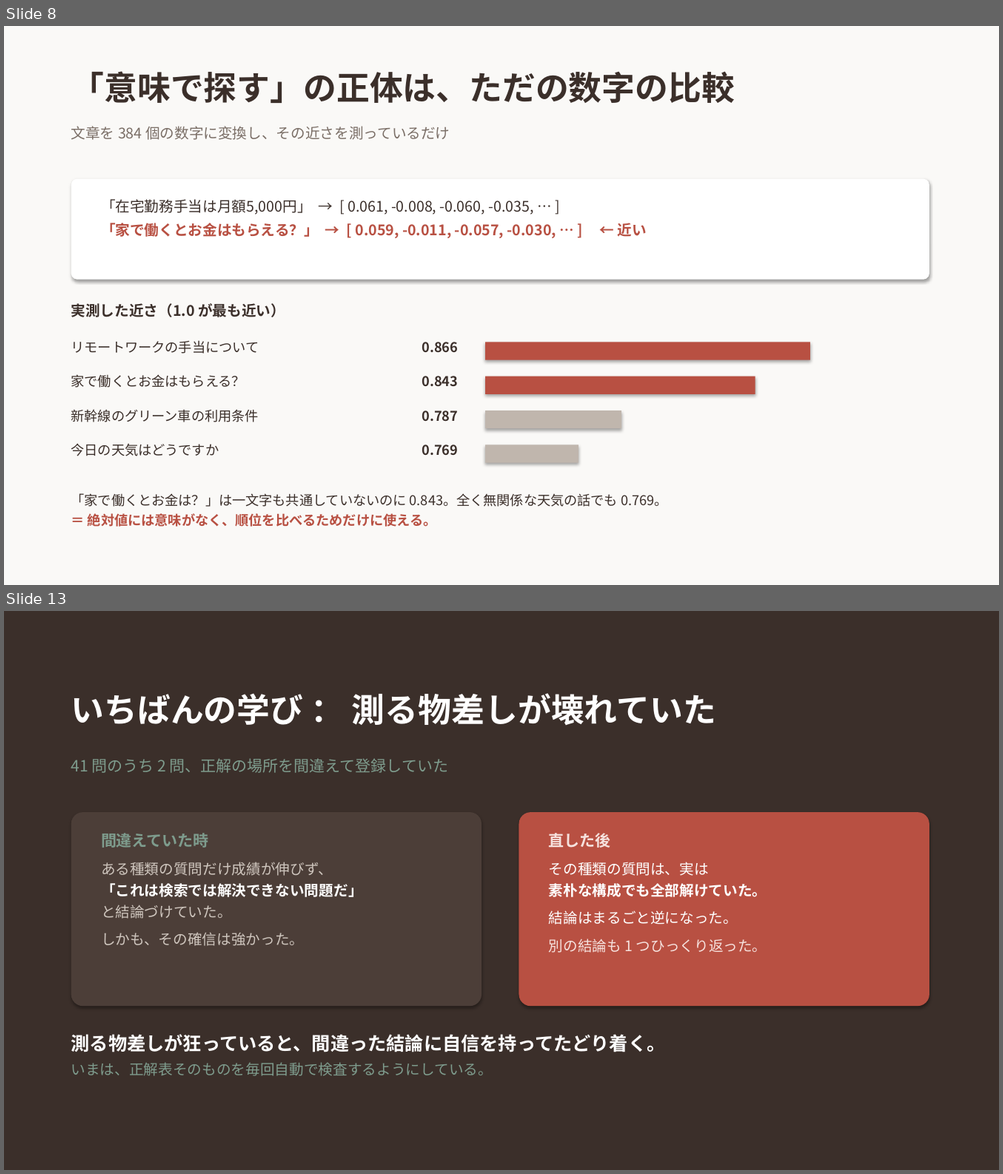
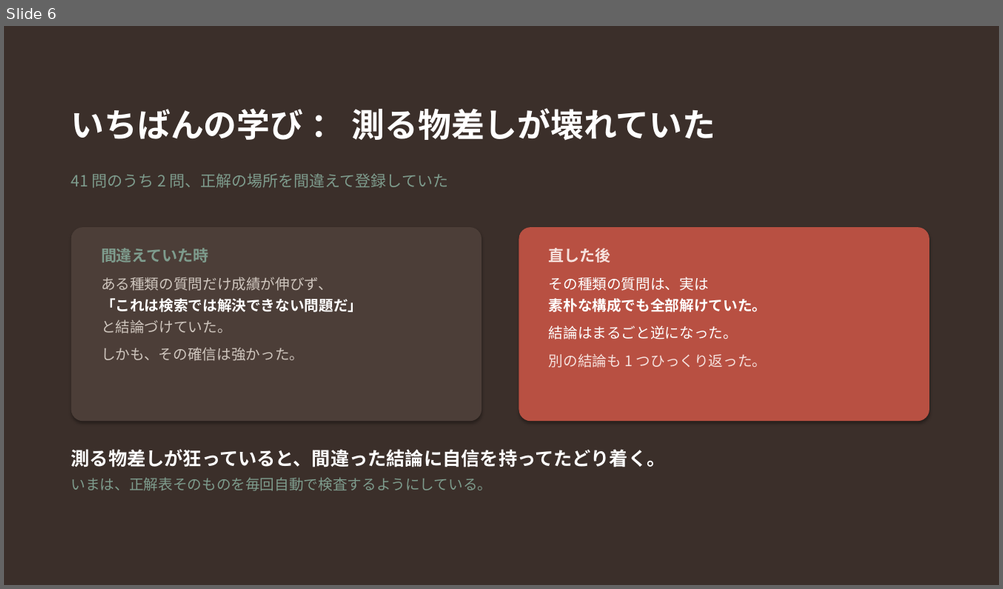
Before and after one commit to 20061111adg-debug/rag-workshop, a slide deck: docs/RAGとは.pptx. Shown one above the other, each under a label of ours: slides 8 and 13 before the commit, slide 6 after it; the slides between them are not shown. The pictures are 1003x1174 and 1003x589 pixels, drawn with LibreOffice and Linux fonts; fonts in the diff are those of the drawing. Boxes give left, top, right and bottom in pixels: in the first picture for what was removed or moved away, otherwise in the second. Text is boxed around its words. In the diff, an @@ line names an element or a change of style, - is before the commit and + after.

```diff
--- a/docs/RAGとは.pptx
+++ b/docs/RAGとは.pptx
@@ slide 8 removed at box(4, 26, 999, 585), background #FAF9F7 @@
@@ text removed at box(71, 71, 734, 103) @@
-「意味で探す」の正体は、ただの数字の比較
@@ text removed at box(71, 126, 449, 140) @@
-文章を 384 個の数字に変換し、その近さを測っているだけ
@@ rounded rectangle removed at box(71, 179, 929, 280) @@
@@ text removed at box(101, 199, 646, 238) @@
-「在宅勤務手当は月額5,000円」 → [ 0.061, -0.008, -0.060, -0.035, … ]
-「家で働くとお金はもらえる？」 → [ 0.059, -0.011, -0.057, -0.030, … ] ← 近い
@@ text removed at box(71, 304, 285, 318) @@
-実測した近さ（1.0 が最も近い）
@@ text removed at box(71, 340, 259, 354) @@
-リモートワークの手当について
@@ text removed at box(421, 342, 458, 353) @@
-0.866
@@ rectangle removed at box(485, 342, 810, 360) @@
@@ text removed at box(71, 375, 245, 388) @@
-家で働くとお金はもらえる？
@@ text removed at box(421, 376, 458, 387) @@
-0.843
@@ rectangle removed at box(485, 377, 755, 395) @@
@@ text removed at box(71, 409, 259, 423) @@
-新幹線のグリーン車の利用条件
@@ text removed at box(421, 411, 458, 422) @@
-0.787
@@ rectangle removed at box(485, 411, 621, 429) @@
@@ text removed at box(71, 443, 219, 457) @@
-今日の天気はどうですか
@@ text removed at box(421, 445, 458, 455) @@
-0.769
@@ rectangle removed at box(485, 446, 578, 463) @@
@@ text removed at box(71, 494, 668, 527) @@
-「家で働くとお金は？」は一文字も共通していないのに 0.843。全く無関係な天気の話でも 0.769。
-＝ 絶対値には意味がなく、順位を比べるためだけに使える。
@@ what was slide 13 is now slide 6 @@
```
Also in this commit, not shown: 8 slides changed, 1 slide added, 6 other slides removed, 1 other file.
